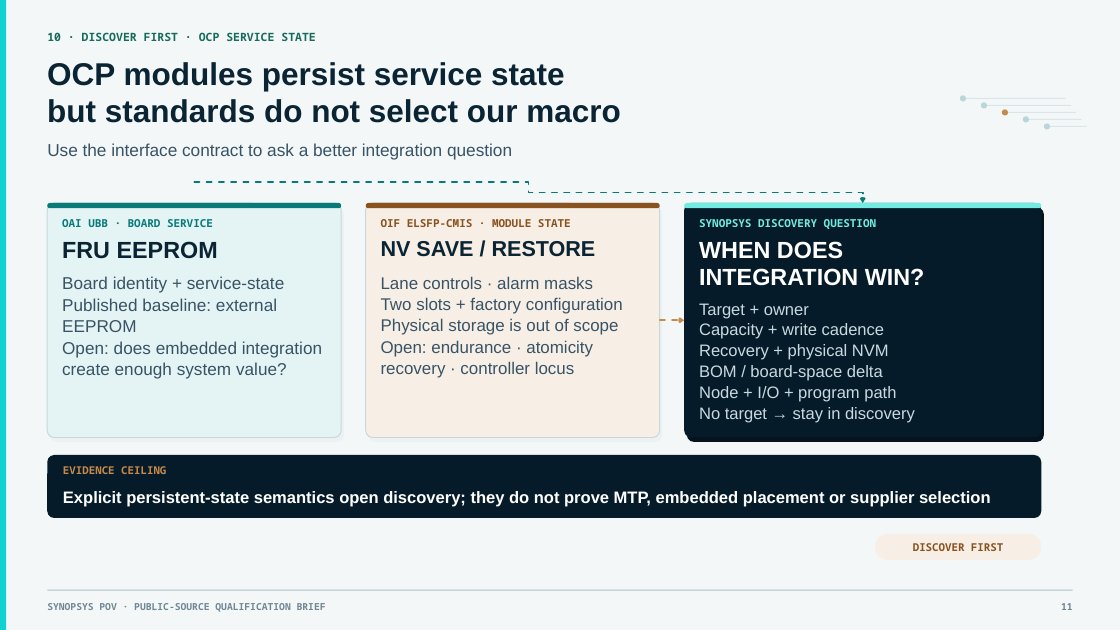
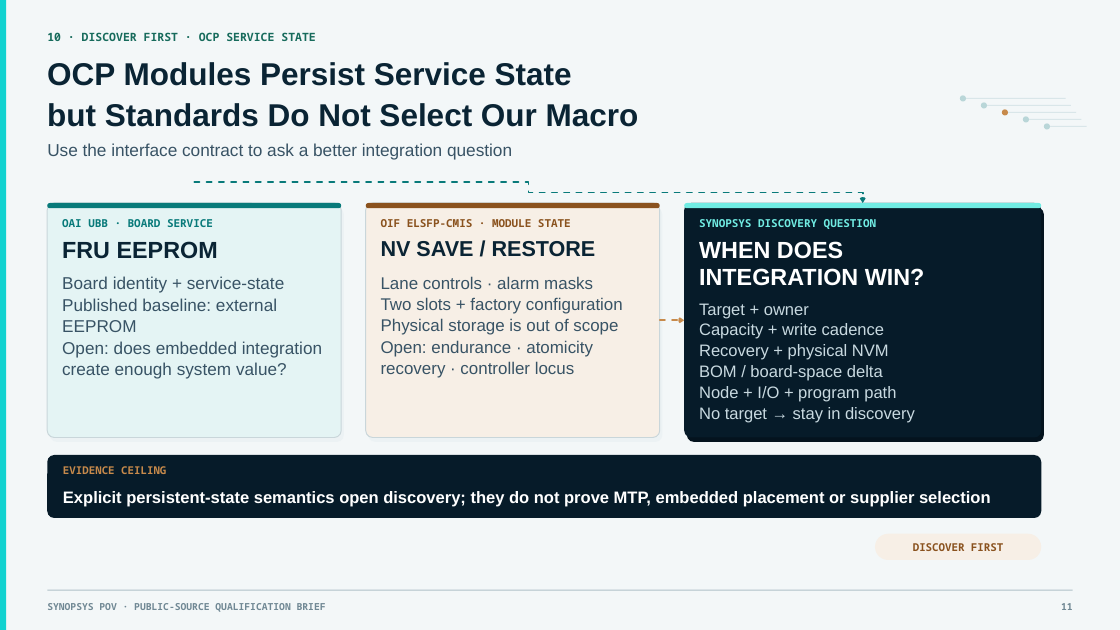
Before and after one commit to SamHuang68/nvm-knowledge-hub, a slide deck: slide 11 of briefing/NVM_AI_OCP_NVM_Opportunities_Executive_v18_Comprehensive_Update_EN.pptx. Drawn at 1120x630 pixels with LibreOffice and Linux fonts; fonts in the diff are those of the drawing. Boxes give left, top, right and bottom in pixels: in the first picture for what was removed or moved away, otherwise in the second. Text is boxed around its words. In the diff, an @@ line names an element or a change of style, - is before the commit and + after.

```diff
--- a/briefing/NVM_AI_OCP_NVM_Opportunities_Executive_v18_Comprehensive_Update_EN.pptx
+++ b/briefing/NVM_AI_OCP_NVM_Opportunities_Executive_v18_Comprehensive_Update_EN.pptx
@@ text at (47,62,639,127): text changed @@
-OCP modules persist service state
-but standards do not select our macro
+OCP Modules Persist Service State
+but Standards Do Not Select Our Macro
```
Also in this commit, not shown: 15 other slides changed, 1 other file.
